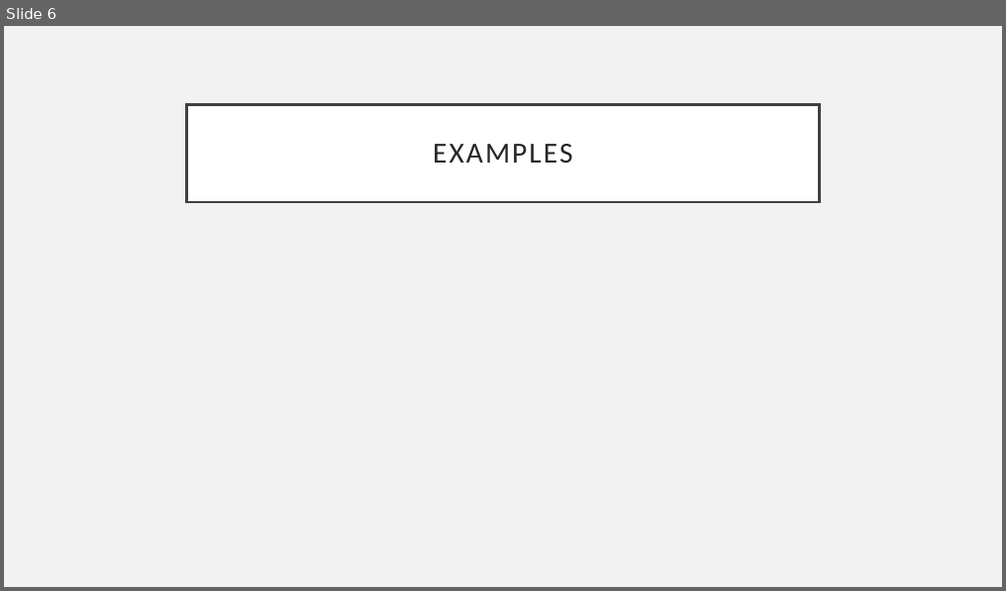
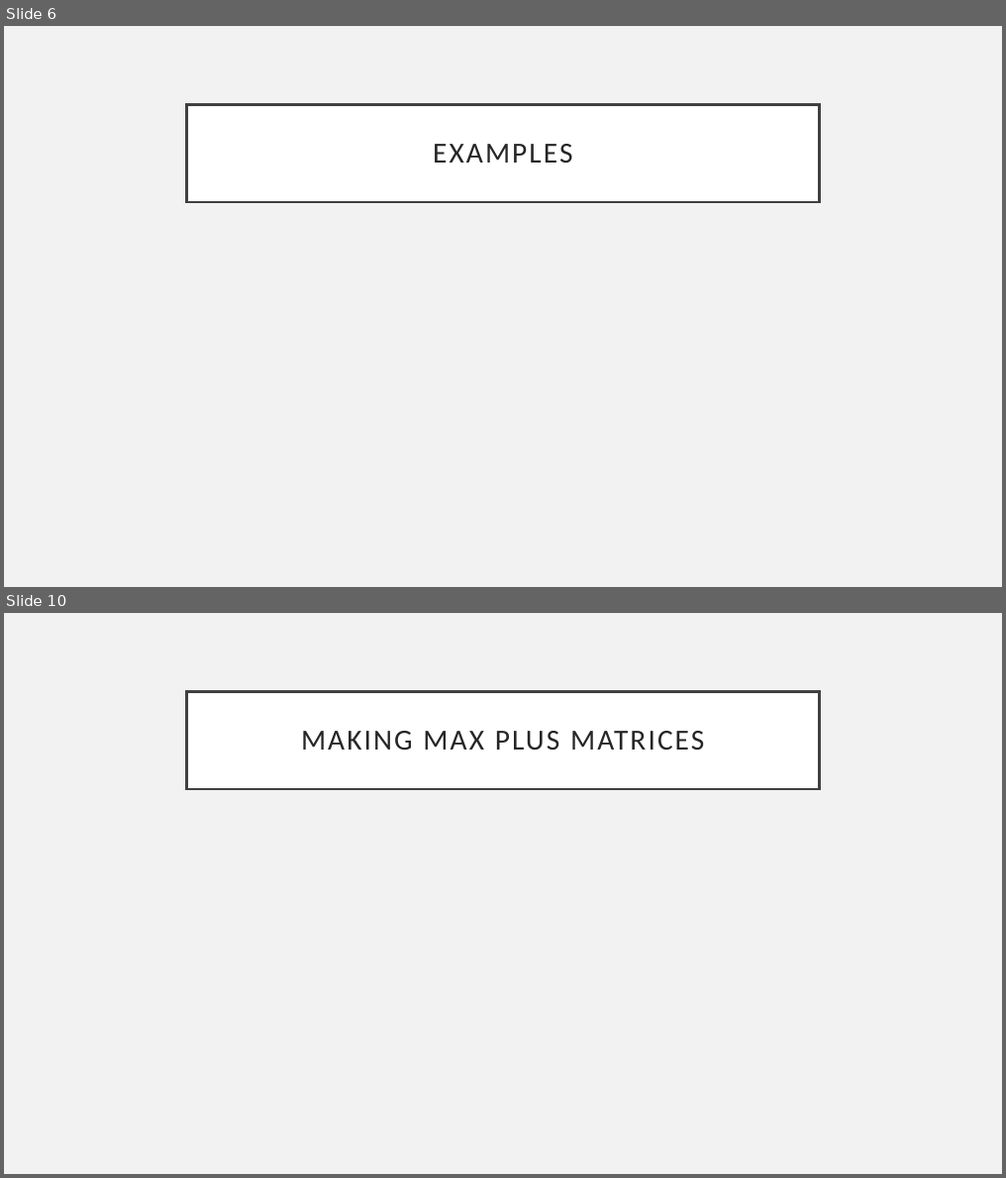
Before and after one commit to 0xJepsen/TropicalAlgebraicTCPModel, a slide deck: Papers/Novel/Sumarry of Max Plus.pptx. Shown one above the other, each under a label of ours: slide 6 before the commit, slides 6 and 10 after it; the slides between them are not shown. The pictures are 1006x591 and 1006x1178 pixels, drawn with LibreOffice and Linux fonts; fonts in the diff are those of the drawing; grey boxes stand for pictures. Boxes give left, top, right and bottom in pixels: in the first picture for what was removed or moved away, otherwise in the second. Text is boxed around its words. In the diff, an @@ line names an element or a change of style, - is before the commit and + after.

```diff
--- a/Papers/Novel/Sumarry of Max Plus.pptx
+++ b/Papers/Novel/Sumarry of Max Plus.pptx
@@ slide 10 added at box(4, 613, 1002, 1174), background #F2F2F2 @@
@@ title added at box(187, 691, 819, 789), fill #FFFFFF, outline #404040 2.5 pt, 28 pt, text #262626 @@
+MAKING MAX PLUS MATRICES
```
Also in this commit, not shown: 5 other slides added, 3 other files.
